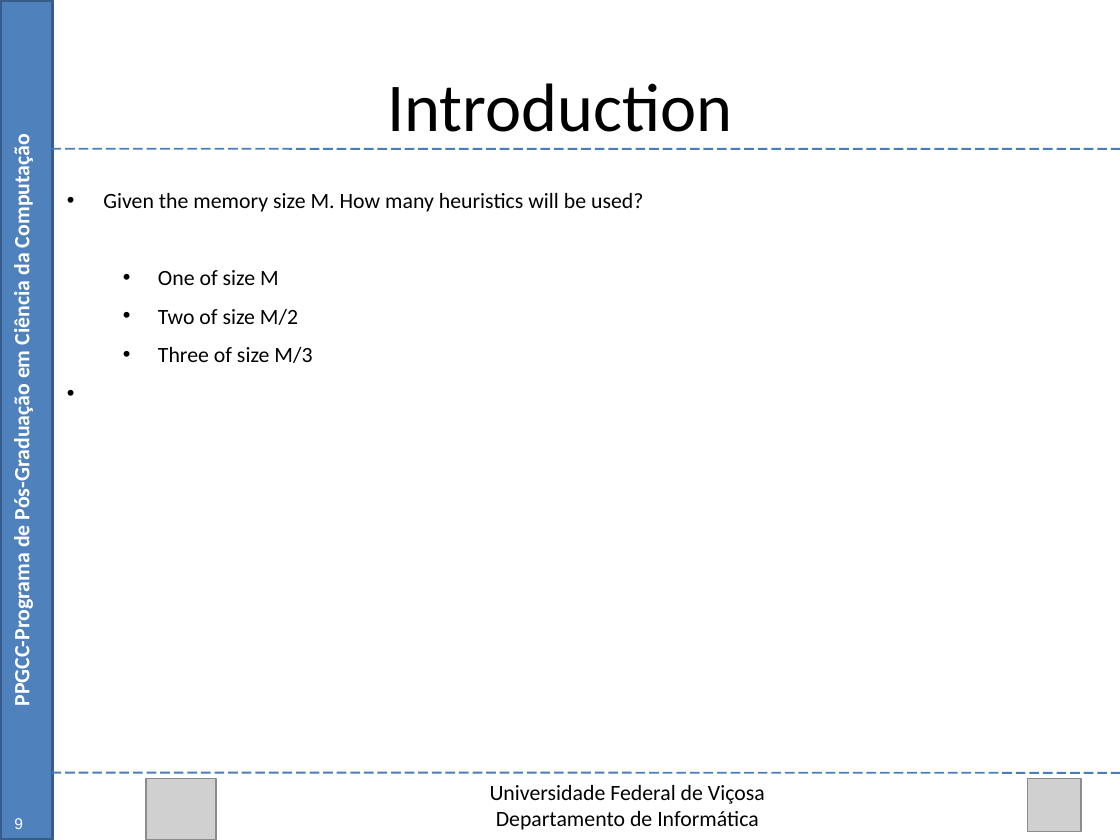
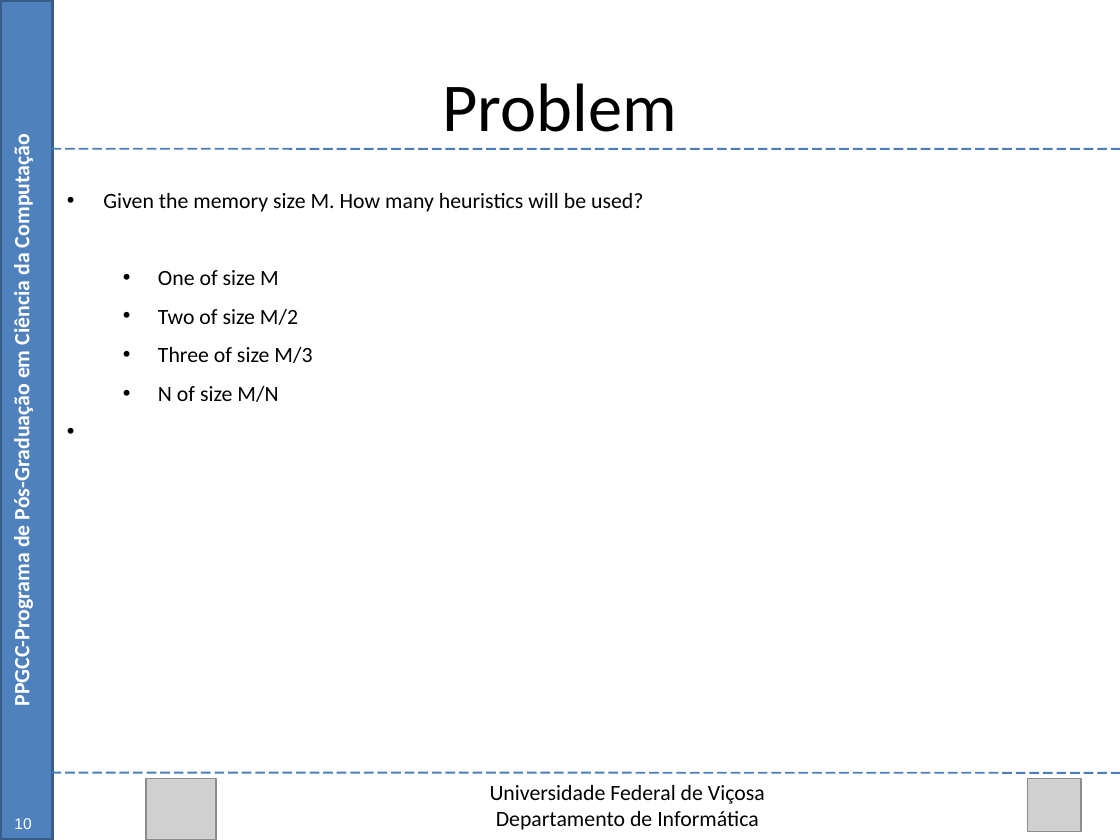
Before and after one commit to Marvinsky/research-marvin, a slide deck: slide 10 of latex/odp/selection heuristics.odp (slide 9 before the commit). Drawn at 1120x840 pixels with LibreOffice and Linux fonts; fonts in the diff are those of the drawing; grey boxes stand for pictures. Boxes give left, top, right and bottom in pixels: in the first picture for what was removed or moved away, otherwise in the second. Text is boxed around its words. In the diff, an @@ line names an element or a change of style, - is before the commit and + after.

```diff
--- a/latex/odp/selection heuristics.odp
+++ b/latex/odp/selection heuristics.odp
@@ text at [443,83,677,132]: text changed @@
-Introduction
+Problem
@@ text at [158,386,278,402]: paragraph added @@
+  • N of size M/N
@@ page number at [14,818,31,829]: text changed @@
-9
+10
```
Also in this commit, not shown: 33 other slides changed, 16 slides added.
